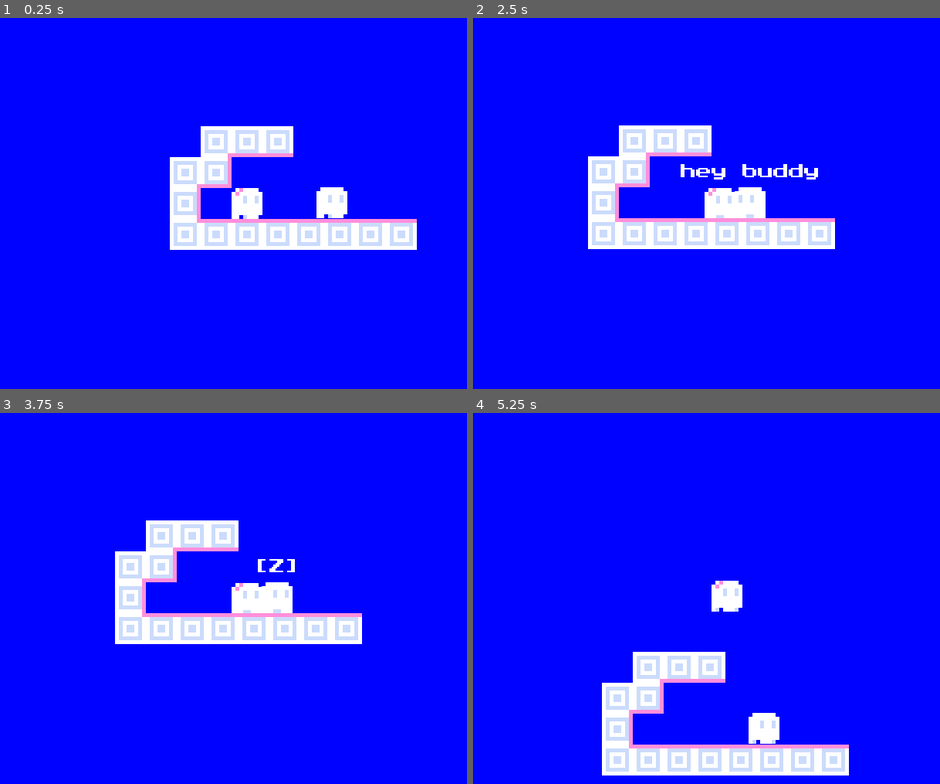
Above: before the commit, frames 1-4 (two rows, left to right).
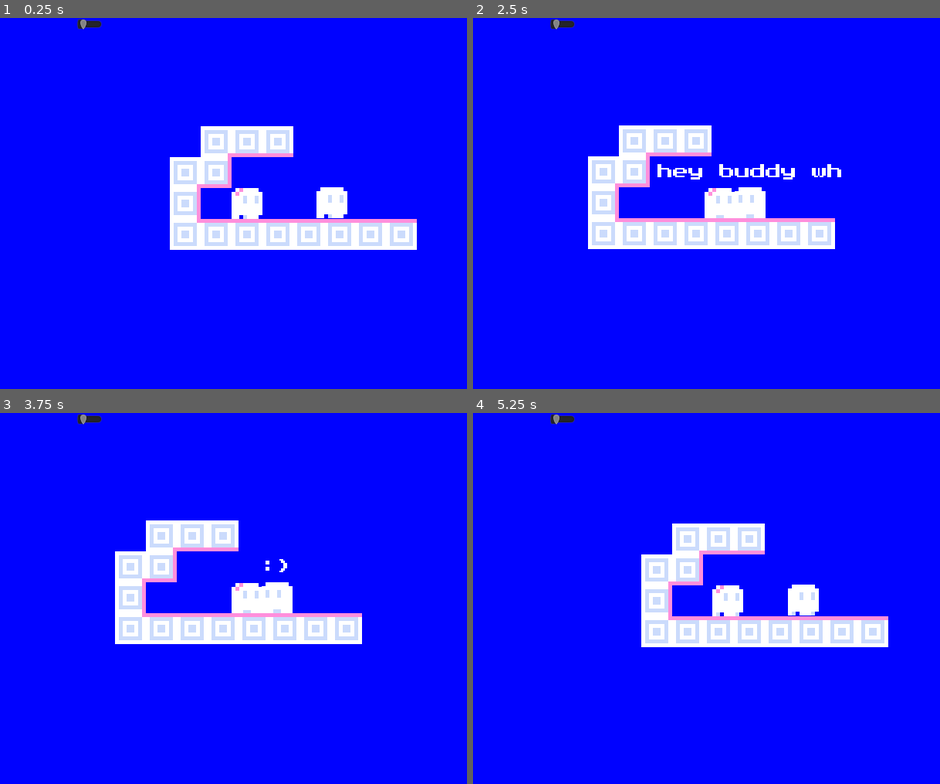
Above: after the commit, the same moments.

Repository: 2qar/ghost-game
Game: Godot game, scene res://world.tscn
The game is run twice, just before and just after one commit, with the same random seed, the same clock (stepped at 60 frames per second) and the same inputs.
Inputs:
- Up to frame 1 (0.25 s): no input
- Up to frame 2 (2.5 s): hold D (right) 0.53-2.03 s; tap Z (talk) at 0.6, 1.35, 2.1 s; tap Space (jump) at 0.77, 1.52 s; hold A (left) from 2.03 s (still down)
- Up to frame 3 (3.75 s): release A (left) at 2.78 s; hold D (right) from 2.78 s (still down); tap Z (talk) at 2.85, 3.6 s; tap Space (jump) at 3.02 s; tap Enter at 3.5 s
- Up to frame 4 (5.25 s): tap Space (jump) at 3.77, 4.52 s; release D (right) at 4.28 s; hold A (left) 4.28-5.03 s; tap Z (talk) at 4.35, 5.1 s; hold D (right) from 5.03 s (still down)

The runs differ from the first frame. In frame 1, 0.1% of the frame differs, in the area x 16-22%, y 0-4%; in frame 2, 0.8%; in frame 3, 0.3%; in frame 4, 17%, in the area x 16-89%, y 0-98%.

Commit message:
box transition shader for swapping between human and ghost world

Diff:
--- /dev/null
+++ b/HSlider.gd
@@ -0,0 +1,7 @@
+extends HSlider
+
+func _ready():
+	pass # Replace with function body.
+
+func _process(delta):
+	get_node("../../screen").material.set_shader_param("percent", value)
--- /dev/null
+++ b/box.shader
@@ -0,0 +1,29 @@
+shader_type canvas_item;
+
+uniform float percent : hint_range(0, 1);
+
+float bound(float mid_uv, float screen_size, int dir) {
+	return (mid_uv + ((mid_uv * percent) * float(dir))) / screen_size;
+}
+// dir = -1 or 1
+vec2 boundary(vec2 mid, vec2 screen, int dir) {
+	return vec2(bound(mid.x, screen.x, dir), bound(mid.y, screen.y, dir));
+}
+
+void fragment() {
+	vec2 screen = vec2(640.0, 480.0);
+	vec2 mid = vec2(screen.x / 2.0, screen.y / 2.0);
+	//mat2 box = mat2(boundary(mid, SCREEN_UV, -1), boundary(mid, SCREEN_UV, 1));
+	mat2 box = mat2(vec2(mid.x - (mid.x * percent), mid.y - (mid.y * percent)), vec2(mid.x + (mid.x * percent), mid.y + (mid.y * percent)));
+	box[0].x = box[0].x / screen.x;
+	box[0].y = box[0].y / screen.y;
+	box[1].x = box[1].x / screen.x;
+	box[1].y = box[1].y / screen.y;
+
+	if (UV.x > box[0].x && UV.y > box[0].y && UV.x < box[1].x && UV.y < box[1].y) {
+		discard;
+	} else {
+		COLOR = texture(TEXTURE, UV);
+	}
+
+}
--- a/world.tscn
+++ b/world.tscn
@@ -1,55 +1,89 @@
-[gd_scene load_steps=6 format=2]
+[gd_scene load_steps=10 format=2]
 
-[ext_resource path="res://player.gd" type="Script" id=1]
-[ext_resource path="res://ghost_sprite.tscn" type="PackedScene" id=2]
-[ext_resource path="res://ghost.tscn" type="PackedScene" id=3]
+[ext_resource path="res://box.shader" type="Shader" id=1]
+[ext_resource path="res://player.gd" type="Script" id=2]
+[ext_resource path="res://ghost_sprite.tscn" type="PackedScene" id=3]
 [ext_resource path="res://ghost_tiles.tres" type="TileSet" id=4]
+[ext_resource path="res://ghost.tscn" type="PackedScene" id=5]
+[ext_resource path="res://HSlider.gd" type="Script" id=6]
 
-[sub_resource type="RectangleShape2D" id=1]
+[sub_resource type="ShaderMaterial" id=1]
+shader = ExtResource( 1 )
+shader_param/percent = 0.0
+
+[sub_resource type="ShaderMaterial" id=2]
+shader = ExtResource( 1 )
+shader_param/percent = 0.0
+
+[sub_resource type="RectangleShape2D" id=3]
 extents = Vector2( 3.8, 3.8 )
 
-[node name="world" type="Node2D"]
+[node name="world" type="Control"]
 
-[node name="player" type="KinematicBody2D" parent="."]
+[node name="screen" type="ViewportContainer" parent="."]
+material = SubResource( 1 )
+margin_right = 640.0
+margin_bottom = 360.0
+
+[node name="Viewport" type="Viewport" parent="screen"]
+size = Vector2( 640, 480 )
+handle_input_locally = false
+usage = 1
+debug_draw = 3
+render_target_update_mode = 3
+audio_listener_enable_2d = true
+
+[node name="player" type="KinematicBody2D" parent="screen/Viewport"]
 position = Vector2( 4, 4 )
-script = ExtResource( 1 )
+script = ExtResource( 2 )
 __meta__ = {
 "_edit_group_": true
 }
 
-[node name="sprite" parent="player" instance=ExtResource( 2 )]
+[node name="sprite" parent="screen/Viewport/player" instance=ExtResource( 3 )]
+material = SubResource( 2 )
 
-[node name="collider" type="CollisionShape2D" parent="player"]
-shape = SubResource( 1 )
+[node name="collider" type="CollisionShape2D" parent="screen/Viewport/player"]
+visible = false
+shape = SubResource( 3 )
 
-[node name="Camera2D" type="Camera2D" parent="player"]
+[node name="Camera2D" type="Camera2D" parent="screen/Viewport/player"]
 current = true
 zoom = Vector2( 0.2, 0.2 )
 drag_margin_h_enabled = false
 drag_margin_v_enabled = false
 smoothing_enabled = true
 
-[node name="left_down" type="RayCast2D" parent="player"]
+[node name="left_down" type="RayCast2D" parent="screen/Viewport/player"]
 position = Vector2( -4, 0 )
 enabled = true
 cast_to = Vector2( 0, 4.1 )
 
-[node name="right_down" type="RayCast2D" parent="player"]
+[node name="right_down" type="RayCast2D" parent="screen/Viewport/player"]
 position = Vector2( 4, 0 )
 enabled = true
 cast_to = Vector2( 0, 4.1 )
 
-[node name="talk_ray" type="RayCast2D" parent="player"]
+[node name="talk_ray" type="RayCast2D" parent="screen/Viewport/player"]
 enabled = true
 cast_to = Vector2( 16, 0 )
 
-[node name="ghost" parent="." instance=ExtResource( 3 )]
-position = Vector2( 26, 3.87418 )
-dialogue = "hey buddy
-:)"
-
-[node name="TileMap" type="TileMap" parent="."]
+[node name="TileMap" type="TileMap" parent="screen/Viewport"]
 tile_set = ExtResource( 4 )
 cell_size = Vector2( 8, 8 )
 format = 1
 tile_data = PoolIntArray( -65537, 10, 0, -131072, 7, 0, -131071, 7, 0, -2, 10, 0, -1, 8, 0, 65534, 5, 0, 131070, 9, 0, 131071, 1, 0, 65536, 1, 0, 65537, 1, 0, 65538, 1, 0, 65539, 1, 0, 65540, 1, 0, 65541, 1, 0 )
+
+[node name="ghost" parent="screen/Viewport" instance=ExtResource( 5 )]
+position = Vector2( 26, 3.87418 )
+dialogue = "hey buddy what's up
+:)"
+
+[node name="HSlider" type="HSlider" parent="screen"]
+margin_left = 100.0
+margin_right = 132.0
+margin_bottom = 16.0
+max_value = 1.0
+step = 0.01
+ticks_on_borders = true
+script = ExtResource( 6 )
